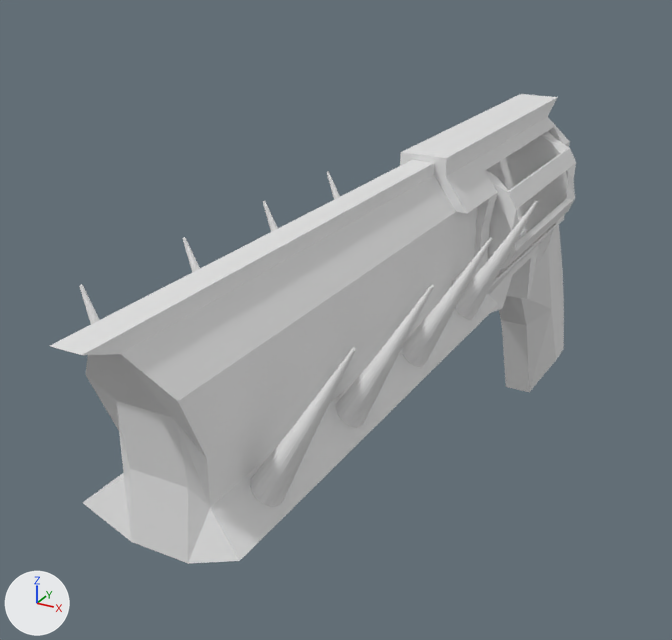
Before and after pictures for a commit that changed the Blender file Defenders/Assets/BlenderFiles/HandCannon.blend.
Before and after are seen from a 50 mm camera at (5.85, -17.53, 3.26) aimed at (-1.34, -4.44, -3.28). Every picture has the same lights, and +X, +Y and +Z are marked at lower left.
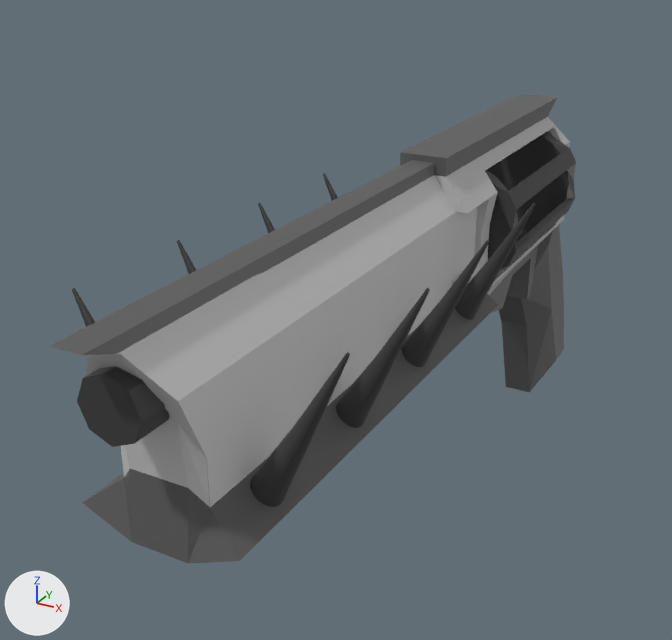
Pixel boxes (x1, y1, x2, y2) of what changed, in the pictures (672 x 640 px; the box of a moved part takes in the faces that stretch with it):
'Cube', recoloured, surface changed: (50, 160, 498, 564) in both
'Cylinder.002', recoloured, reshaped (grey to black): before (79, 171, 538, 507); after (72, 173, 535, 507)
'Plane.001', recoloured (white to grey): (400, 94, 570, 313) in both
'Cylinder', recoloured (grey to black): (485, 131, 576, 270) in both
'Cube.001', recoloured: (499, 225, 564, 392) in both
'Cylinder.001', added (black): after (77, 366, 170, 447)
part 2 of me_cylinder_003, moved or reshaped: before (79, 171, 538, 443); after (72, 173, 535, 443)

The change in detail:
Picture 'Body Base Color.002' (img_body_base_color_002) is new.
Picture 'Barrel' (img_barrel) is new.
Material 'third' (mat_third) is new.
Its base color is (0.0437, 0.0437, 0.0437) (black #3b3b3b).
Material 'Secondary' (mat_secondary) is new.
Its base color is (0.107, 0.107, 0.107) (dark grey #5c5c5c).
Material 'Body' (mat_body) is new.
Its texture is img_body_base_color_002.
Material 'Barrel' (mat_barrel) is new.
Its texture is img_barrel.
me_cylinder has 84 vertices, 60 faces and spans x -1.11..1.08, y -1.09..1.11, z -1.22..1.22.
me_cylinder now uses material mat_third (black #3b3b3b).
me_cube_003 has 36 vertices, 34 faces and spans x -1.1..1.1, y -7.1..1.9, z -1.73..1.2.
me_cube_003 is used by ob_cube; location (0.0, -4.9, -1.6).
me_cube_003 part 1: texture (UV) coordinates of 34 of 34 faces, centred in x -0.85..0.85, y -6.85..1.9, z -1.73..1.2, changed; they spanned u 0.12..0.88, v 0.0..1.0 and now span u 0.0..1.0, v 0.0..1.0.
me_cube_003 now uses material mat_barrel (picture img_barrel).
me_plane_001 has 126 vertices, 97 faces, 4 loose edges and spans x 0.3..4.4, y -4.0..2.2, z -0.8..0.8.
me_plane_001 now uses material mat_body (picture img_body_base_color_002).
me_cube_004 has 34 vertices, 32 faces and spans x -0.6..0.7, y -0.62..1.83, z -1.47..3.07.
me_cube_004 now uses material mat_secondary (dark grey #5c5c5c).
me_cylinder_003 has 63 vertices, 44 faces and spans x 2.83..8.3, y 2.12..4.11, z -13.08..-3.71.
me_cylinder_003 is used by ob_cylinder_002; location (0.0, -10.7, 0.0); scale (0.225, 0.225, 0.225).
me_cylinder_003 part 2: all 21 vertices in x 8.15..8.3, y 3.59..3.78, z -3.82..-3.71 are moved by (0.0, -0.58, 0.0).
me_cylinder_003 now uses material mat_third (black #3b3b3b).
Mesh me_cylinder_001 is new.
It is an 8-sided cylinder along z spanning x -1.0..1.0, y -1.0..1.0, z -8.34..3.55.
It uses material mat_third (black #3b3b3b).
Object 'Cylinder.001' (ob_cylinder_001) is new; it shows me_cylinder_001.
Its location is (0.0, -11.35, -1.25).
Its rotation in degrees is (90, 0, 0).
Its scale is (0.413, 0.413, 0.0534).
